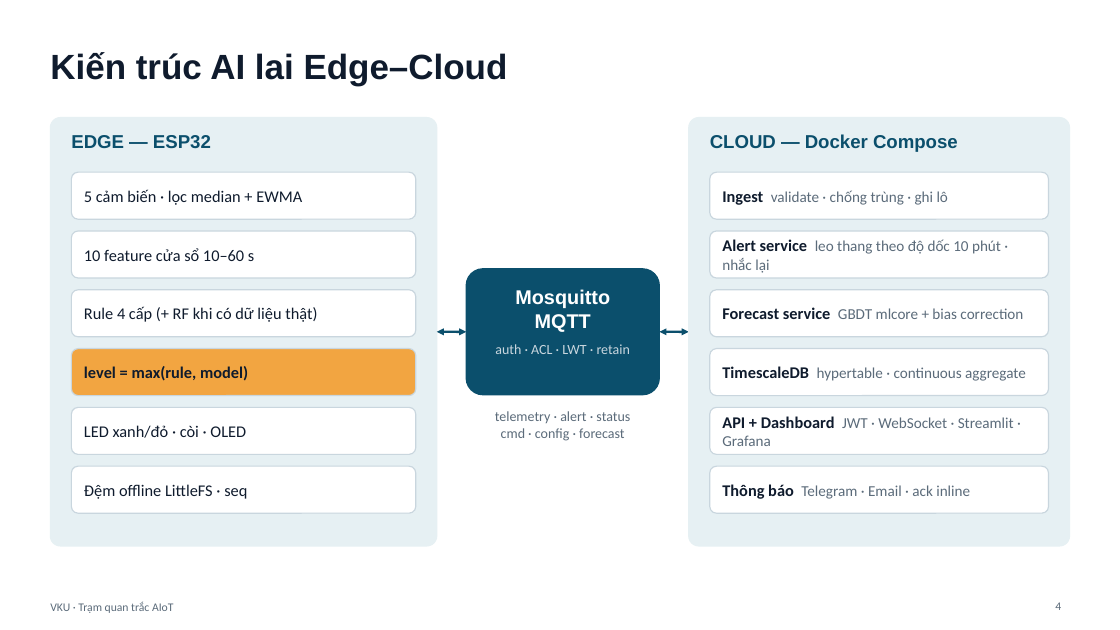
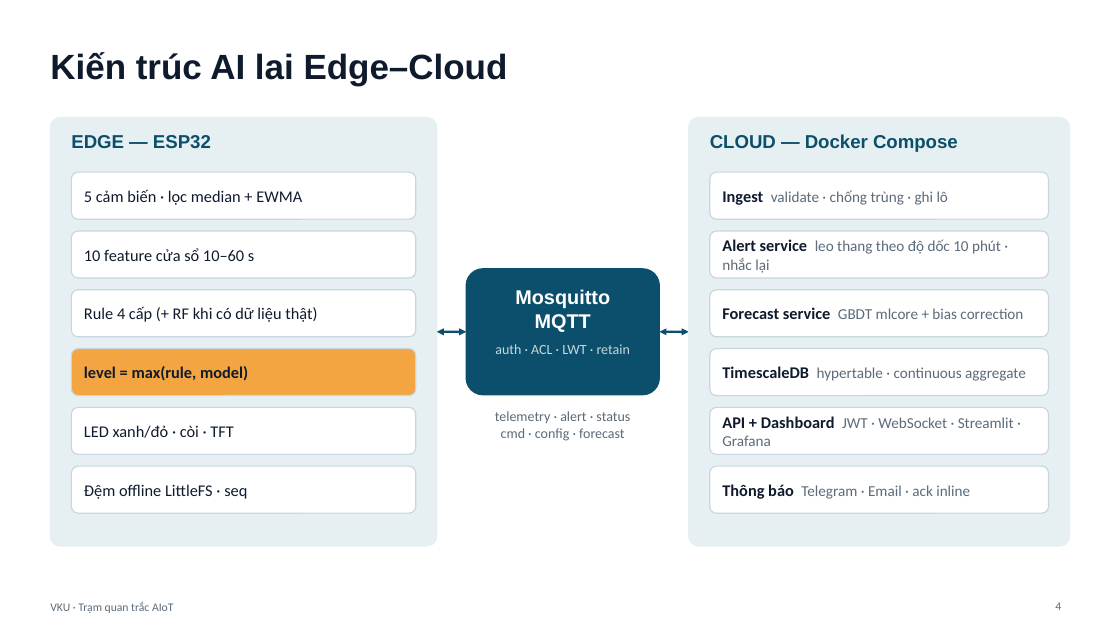
Before and after one commit to danhle396/pythonnhung, a slide deck: slide 4 of docs/report/slides_bao_ve.pptx. Drawn at 1120x630 pixels with LibreOffice and Linux fonts; fonts in the diff are those of the drawing. Boxes give left, top, right and bottom in pixels: in the first picture for what was removed or moved away, otherwise in the second. Text is boxed around its words. In the diff, an @@ line names an element or a change of style, - is before the commit and + after.

```diff
--- a/docs/report/slides_bao_ve.pptx
+++ b/docs/report/slides_bao_ve.pptx
@@ text at bbox=[84, 425, 233, 438]: text changed @@
-LED xanh/đỏ · còi · OLED
+LED xanh/đỏ · còi · TFT
```
Also in this commit, not shown: 4 other slides changed, 47 other files.
